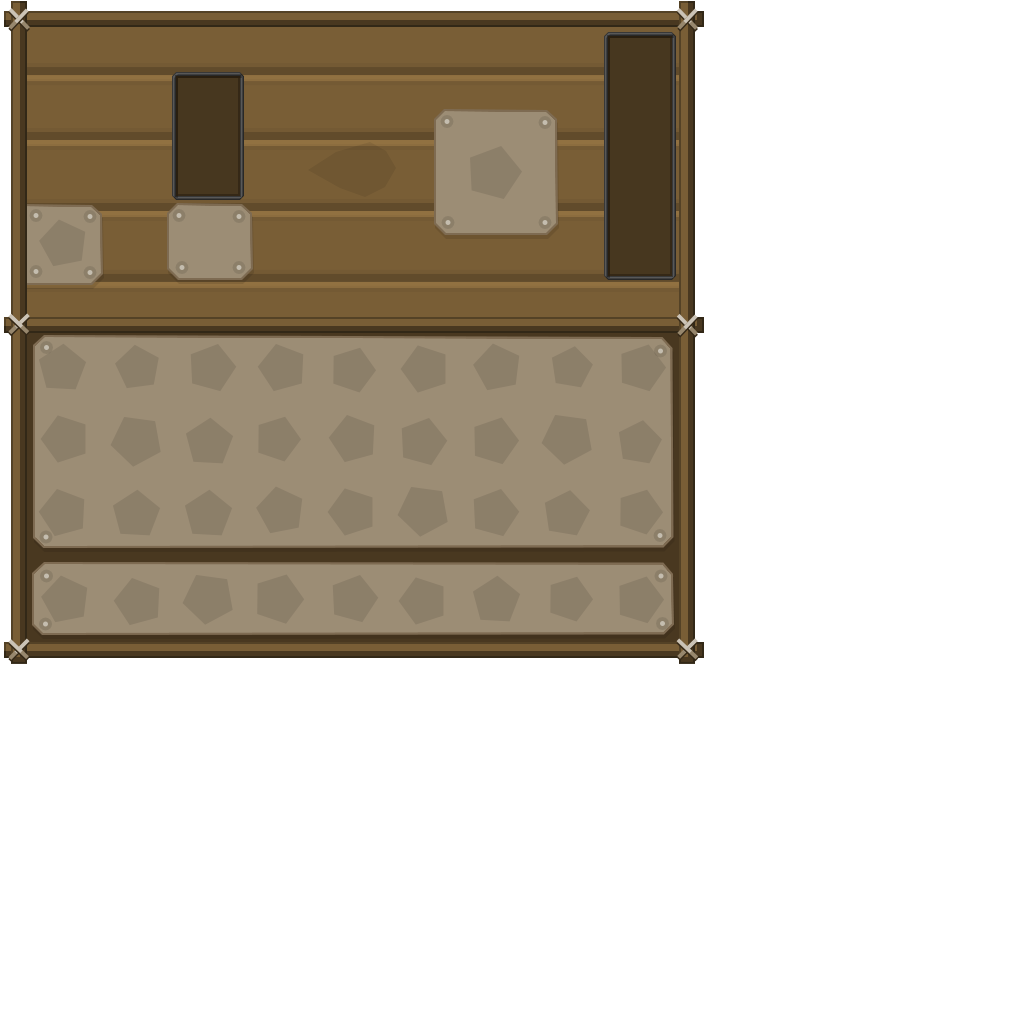
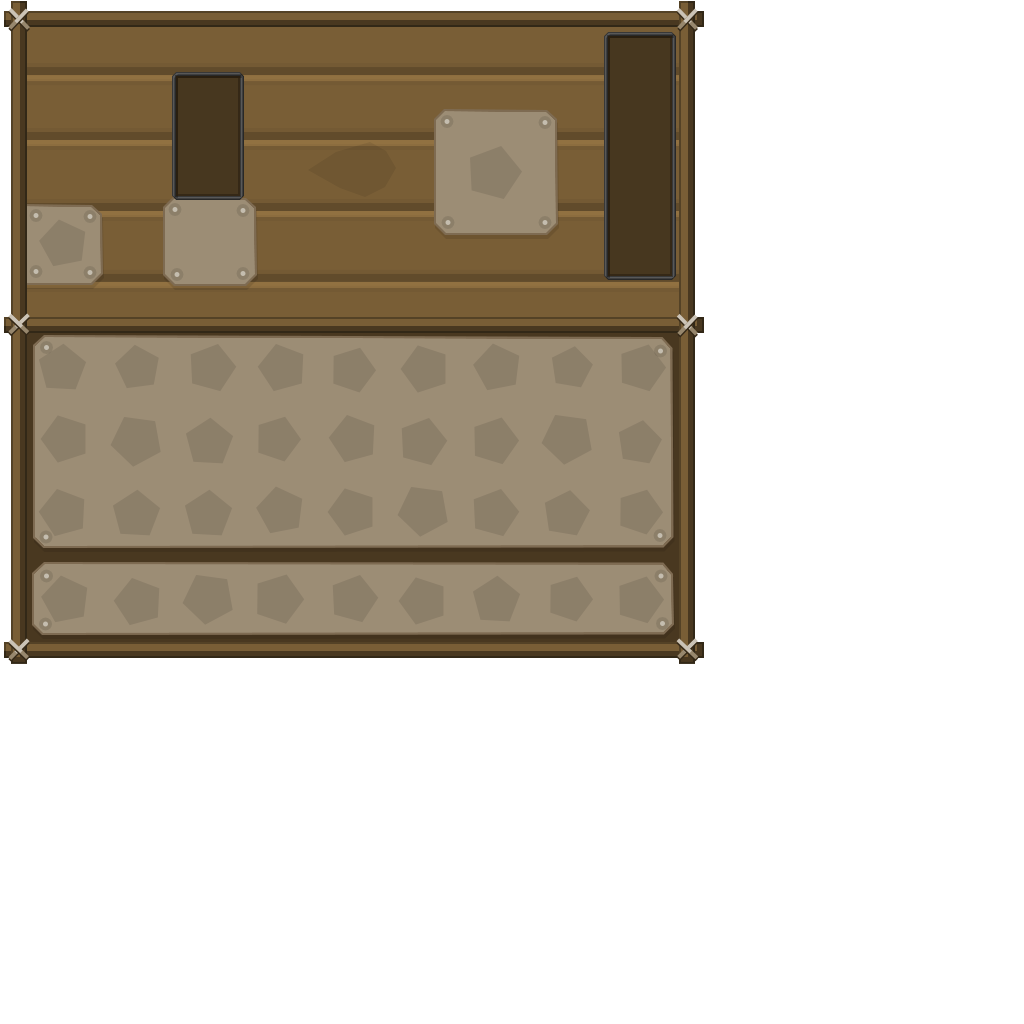
Layered file, before and after one edit (1024x1024). Changes by layer:
painted on "elipsis" over bbox(172, 207, 246, 277)
painted on "Forme 19" over bbox(163, 197, 257, 286)
